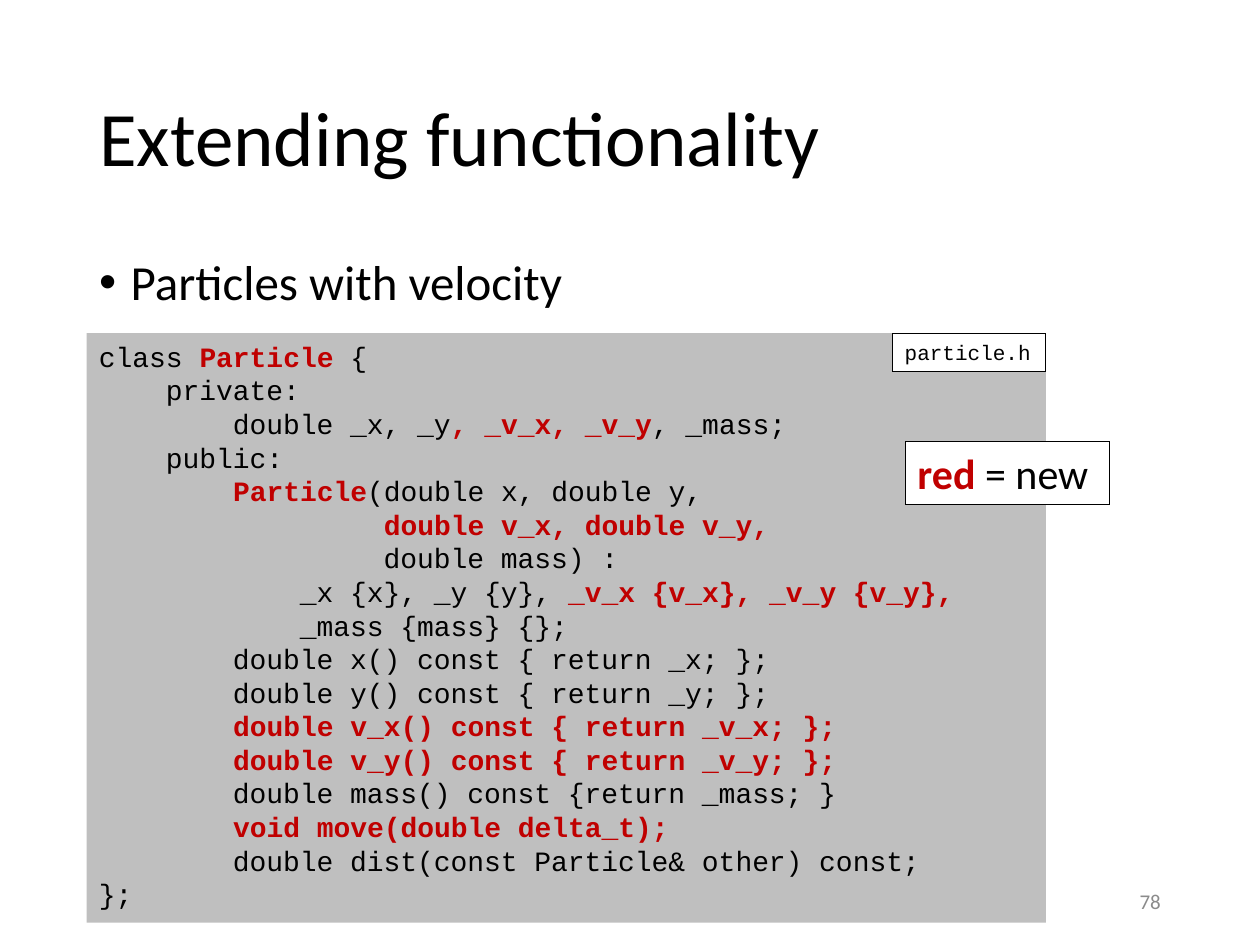
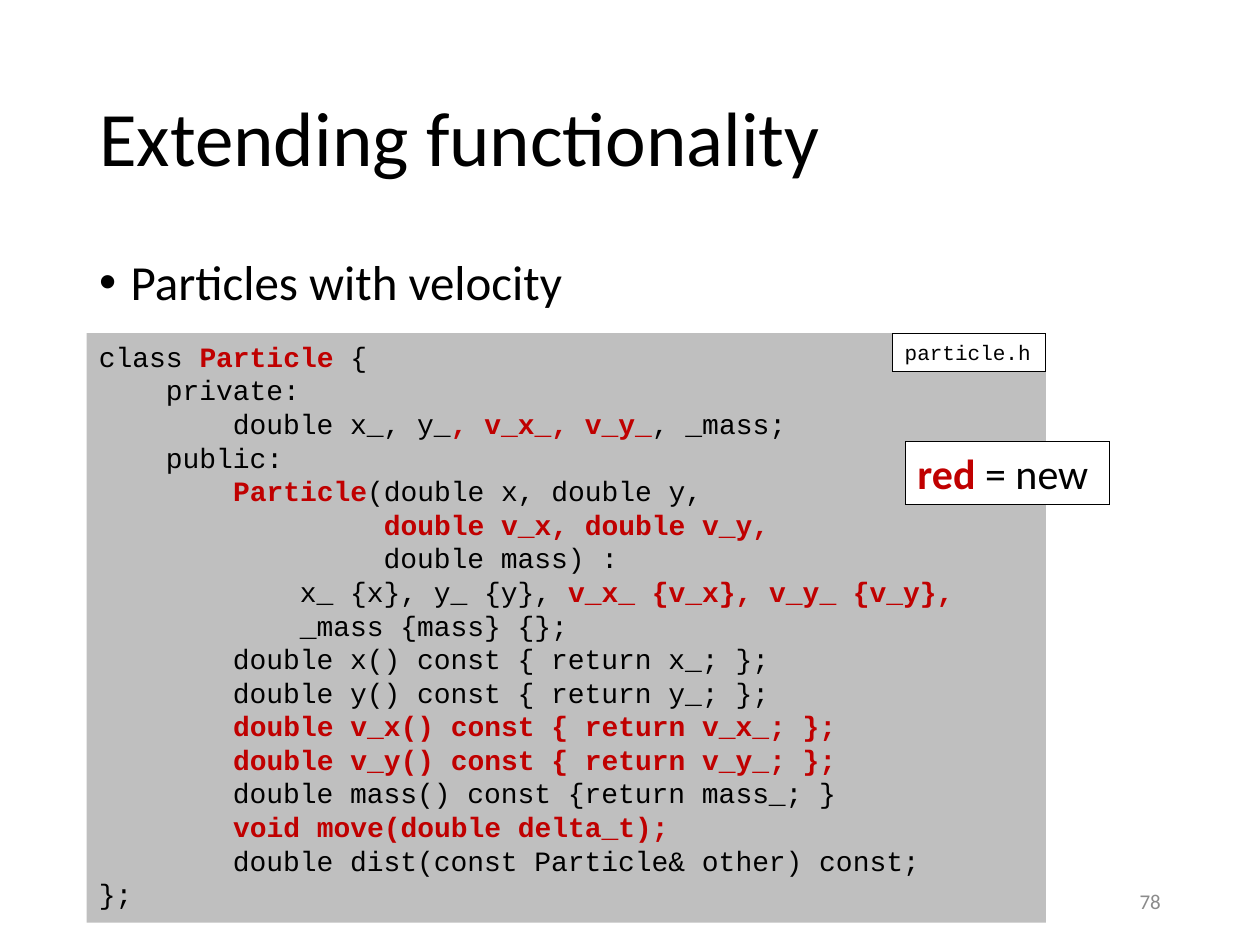
Before and after one commit to gjbex/training-material, a slide deck: slide 78 of CPlusPlus/scientific_cpp.pptx. Drawn at 1260x945 pixels with LibreOffice and Linux fonts; fonts in the diff are those of the drawing. Boxes give left, top, right and bottom in pixels: in the first picture for what was removed or moved away, otherwise in the second. Text is boxed around its words. In the diff, an @@ line names an element or a change of style, - is before the commit and + after.

```diff
--- a/CPlusPlus/scientific_cpp.pptx
+++ b/CPlusPlus/scientific_cpp.pptx
@@ text in rectangle at (233,414,786,440): text changed @@
-double _x, _y, _v_x, _v_y, _mass;
+double x_, y_, v_x_, v_y_, _mass;
@@ text in rectangle at (300,582,954,608): text changed @@
-_x {x}, _y {y}, _v_x {v_x}, _v_y {v_y},
+x_ {x}, y_ {y}, v_x_ {v_x}, v_y_ {v_y},
@@ text in rectangle at (233,649,803,809): text changed @@
-double x() const { return _x; };
-double y() const { return _y; };
-double v_x() const { return _v_x; };
-double v_y() const { return _v_y; };
-double mass() const {return _mass; }
+double x() const { return x_; };
+double y() const { return y_; };
+double v_x() const { return v_x_; };
+double v_y() const { return v_y_; };
+double mass() const {return mass_; }
```
Also in this commit, not shown: 12 other slides changed.
